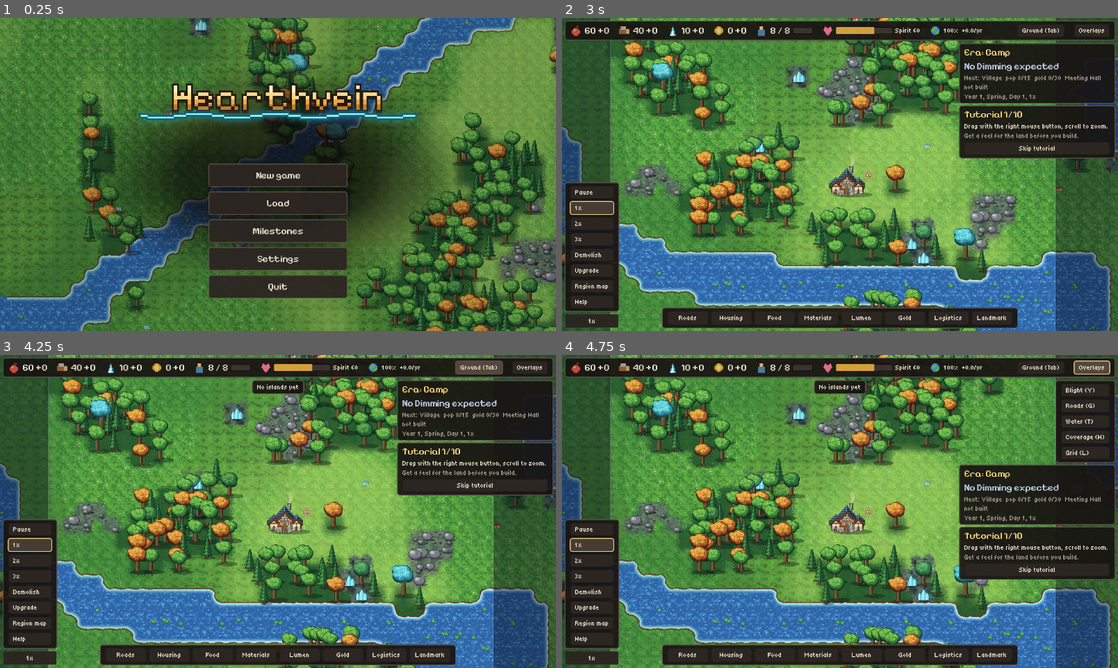
Above: before the commit, frames 1-4 (two rows, left to right).
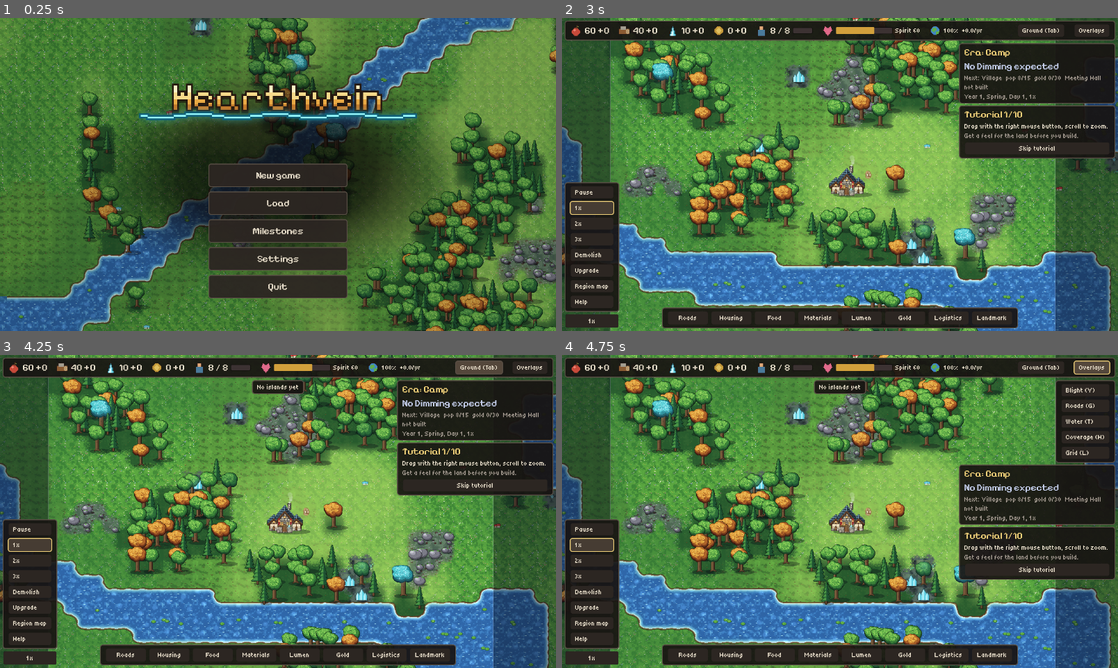
Above: after the commit, the same moments.

Repository: LastNyx/hearthvein
Game: Godot game, scene res://ui/main.tscn
The game is run twice, just before and just after one commit, with the same random seed, the same clock (stepped at 60 frames per second) and the same inputs.
Inputs (mouse positions are in pixels of both pictures, inside the frame that each line leads up to):
- Up to frame 1 (0.25 s): no input
- Up to frame 2 (3 s): click "New game" at 0.5 s; click (851, 152) at 1.27 s; type "12" at 1.35 s; click "New game" at 2 s; click "Start" at 2.75 s
- Up to frame 3 (4.25 s): click "Ground (Tab)" at 3.5 s
- Up to frame 4 (4.75 s): click "Overlays" at 4.25 s

The runs differ from the first frame. In frame 1, 0.3% of the frame differs, in the area x 0-92%, y 0-100%; in frame 2, 0.7%; in frame 3, 0.7%, in the area x 10-89%, y 67-100%; in frame 4, 0.7%.

Commit message:
Water shimmers: time-driven canvas shader on the Base and Shore tile layers, water-coloured pixels only (90)

Diff:
--- /dev/null
+++ b/assets/shaders/water.gdshader
@@ -0,0 +1,28 @@
+shader_type canvas_item;
+// Ticket 90: slow shimmer on the water. Put on the Base and Shore tile layers. Only water-coloured pixels move
+// (blue clearly over red and not under green), so land, banks and foam-free pixels keep their art. No texture
+// lookups beyond the tile's own, no loops. TIME is real time, so the water moves while the game is paused.
+uniform float speed = 0.9;
+uniform vec2 flow = vec2(0.7, 0.35);  // drift direction of the ripples (world space)
+uniform float strength = 0.16;
+
+varying vec2 wpos;
+
+void vertex() {
+	wpos = (MODEL_MATRIX * vec4(VERTEX, 0.0, 1.0)).xy;
+}
+
+void fragment() {
+	vec4 c = texture(TEXTURE, UV);
+	float water = step(0.1, c.b - c.r) * step(c.g - 0.02, c.b);
+	vec2 p = floor(wpos / 2.0);  // 2 px steps keep the pixel-art look
+	float t = TIME * speed;
+	float a = sin(dot(p, vec2(0.23, 0.11)) - dot(flow, vec2(1.0)) * t * 1.3);
+	float b = sin(dot(p, vec2(-0.09, 0.27)) - flow.x * t + 1.7);
+	float band = a * b;
+	float glint = smoothstep(0.55, 0.95, band);
+	float dusk = smoothstep(-0.9, -0.5, band) * 0.5 - 0.25;
+	vec3 lit = c.rgb + vec3(0.55, 0.75, 0.85) * glint * strength + vec3(0.0, 0.03, 0.06) * dusk * strength * 3.0;
+	c.rgb = mix(c.rgb, lit, water);
+	COLOR = c;
+}
--- a/render/art_library.gd
+++ b/render/art_library.gd
@@ -476,6 +476,36 @@
 	return _sprite(e["fx"]["file"], Vector2(e["fx"]["offset"][0], e["fx"]["offset"][1]))
 
 
+## Chimney smoke (null when the entry has none): the static puff column on the smoke shader (ticket 90), which
+## makes it rise and fade. Kept apart from the glows so only smoke moves.
+static func smoke_sprite(e: Dictionary) -> Sprite2D:
+	if not e.has("smoke"):
+		return null
+	var s := _sprite(e["smoke"]["file"], Vector2(e["smoke"]["offset"][0], e["smoke"]["offset"][1]))
+	s.material = smoke_material()
+	return s
+
+
+static var _smoke_mat: ShaderMaterial
+static var _water_mat: ShaderMaterial
+
+
+## One shared material for every smoke sprite (keeps them batched); the phase comes from each sprite's position.
+static func smoke_material() -> ShaderMaterial:
+	if _smoke_mat == null:
+		_smoke_mat = ShaderMaterial.new()
+		_smoke_mat.shader = load("res://assets/shaders/smoke.gdshader")
+	return _smoke_mat
+
+
+## Time-driven shimmer for the water (Base and Shore tile layers); only water-coloured pixels change.
+static func water_material() -> ShaderMaterial:
+	if _water_mat == null:
+		_water_mat = ShaderMaterial.new()
+		_water_mat.shader = load("res://assets/shaders/water.gdshader")
+	return _water_mat
+
+
 static func has_building(id: String) -> bool:
 	return manifest()["buildings"].has(id)
 
--- a/render/map_view.gd
+++ b/render/map_view.gd
@@ -92,6 +92,7 @@
 	_base.name = "Base"
 	_base.tile_set = ArtLibrary.terrain_tileset()
 	_base.rendering_quadrant_size = 16
+	_base.material = ArtLibrary.water_material()  # ticket 90: shimmers the water-coloured pixels only
 	add_child(_base)
 	var ground: PackedStringArray = PackedStringArray()
 	for id in map.terrain_ids:
@@ -107,6 +108,7 @@
 	_rock_edge = _autotile_layer("RockEdge", "rock")
 	_fouled = _state_layer("Fouled", "fouled")  # under the shore line so the bank stays crisp over the murk
 	_shore = _autotile_layer("Shore", "water")
+	_shore.material = ArtLibrary.water_material()
 	_shade = Sprite2D.new()  # tonal patches over the ground blends but under the vein and sky edges
 	_shade.name = "Shade"
 	_shade.centered = false
Binary file removed: assets/buildings/hut_fx.png
